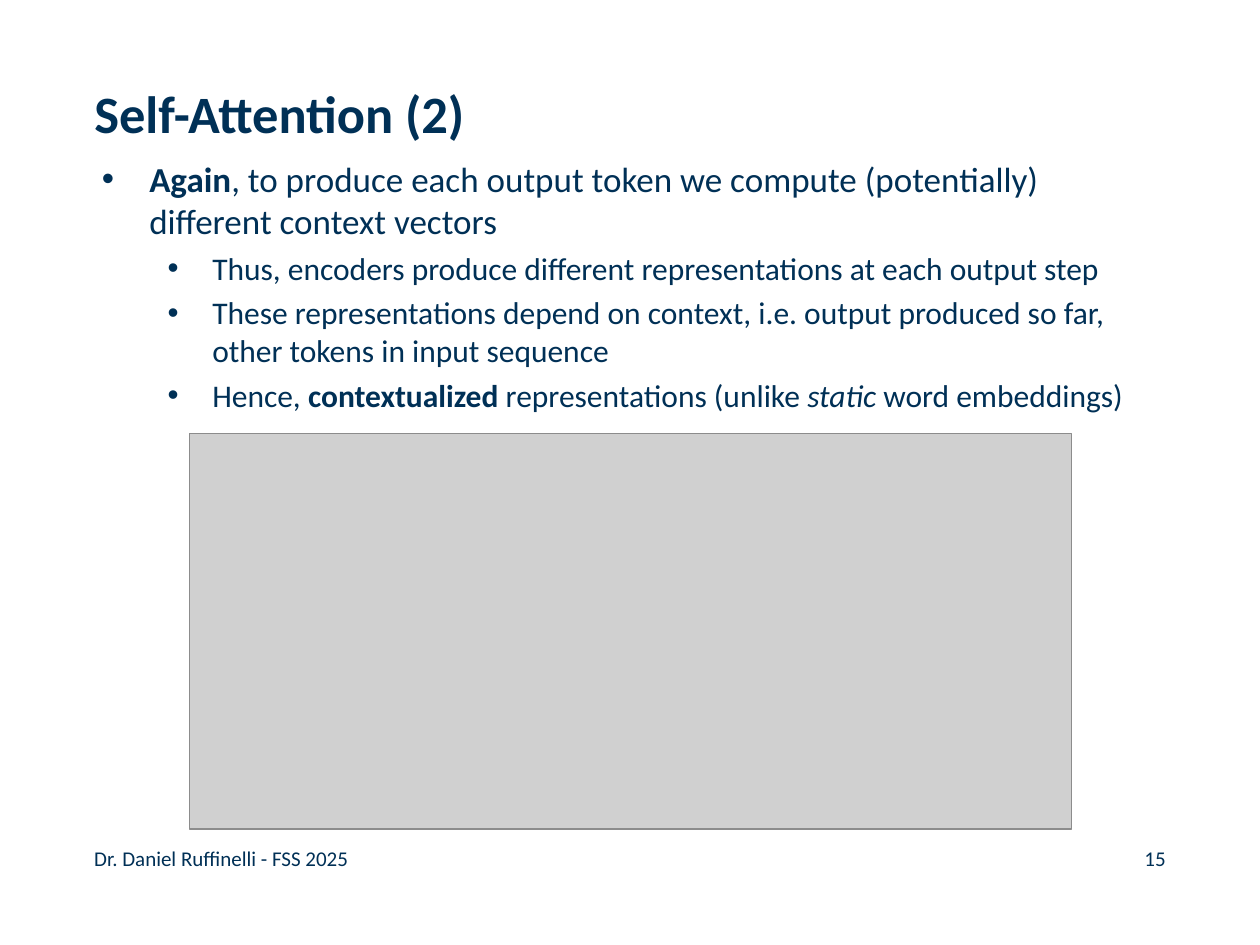
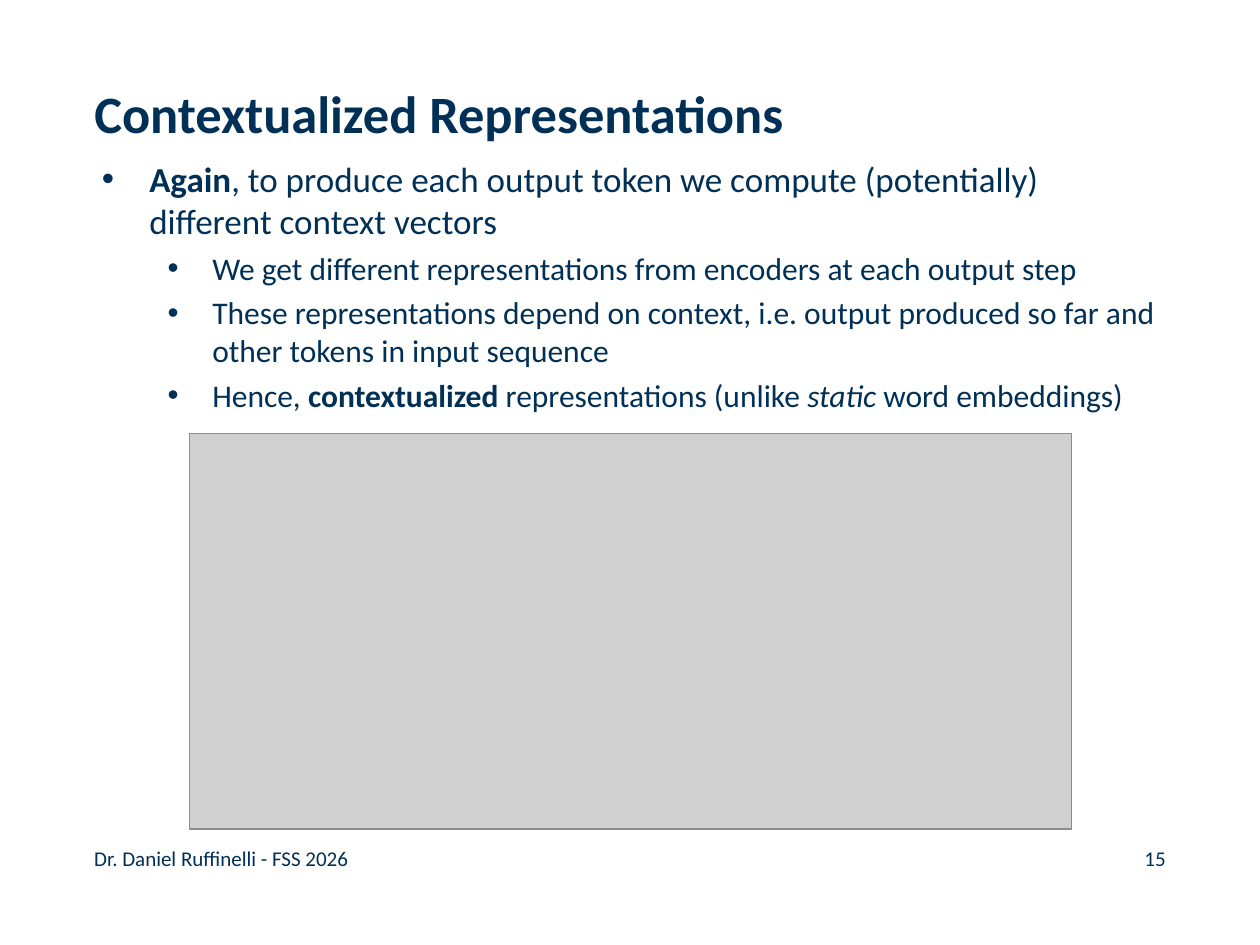
Before and after one commit to rufex2001/teaching_llms, a slide deck: slide 15 of lectures/04_transformers/04_transformers.pptx. Drawn at 1260x945 pixels with LibreOffice and Linux fonts; fonts in the diff are those of the drawing; grey boxes stand for pictures; background and template pictures are left out. Boxes give left, top, right and bottom in pixels: in the first picture for what was removed or moved away, otherwise in the second. Text is boxed around its words. In the diff, an @@ line names an element or a change of style, - is before the commit and + after.

```diff
--- a/lectures/04_transformers/04_transformers.pptx
+++ b/lectures/04_transformers/04_transformers.pptx
@@ title at (x1=94, y1=96, x2=783, y2=142): text changed @@
-Self-Attention (2)
+Contextualized Representations
@@ text at (x1=212, y1=258, x2=1154, y2=367): text changed @@
-  • Thus, encoders produce different representations at each output step
-  • These representations depend on context, i.e. output produced so far, other tokens in input sequence
+  • We get different representations from encoders at each output step
+  • These representations depend on context, i.e. output produced so far and other tokens in input sequence
@@ text at (x1=94, y1=851, x2=347, y2=866): text changed @@
-Dr. Daniel Ruffinelli - FSS 2025
+Dr. Daniel Ruffinelli - FSS 2026
```
Also in this commit, not shown: 34 other slides changed, 1 other file.
